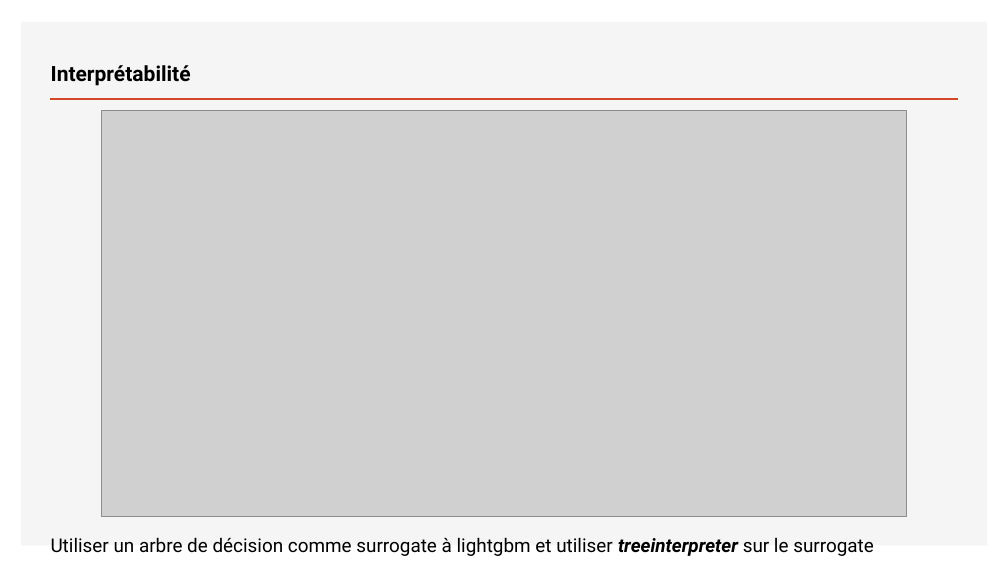
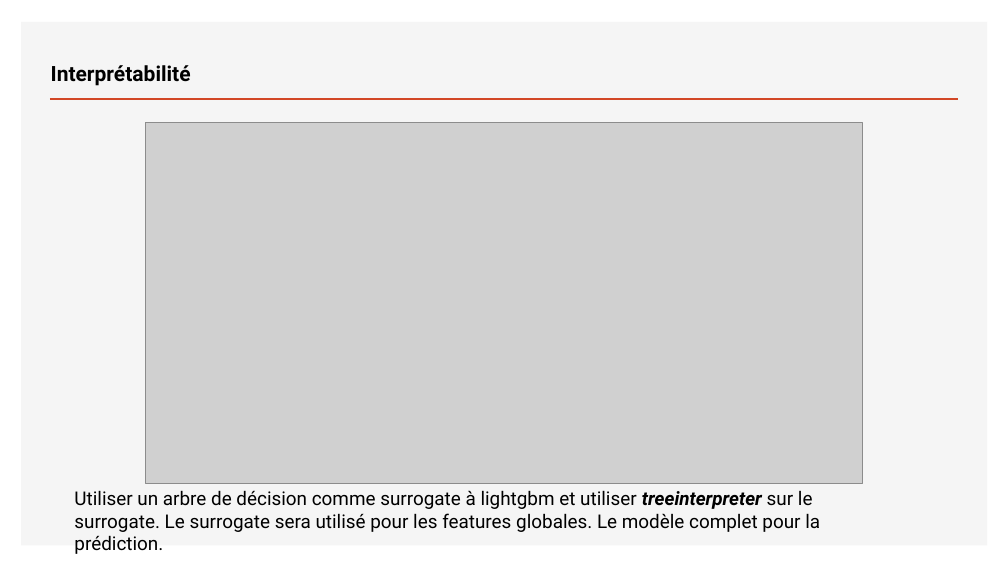
Before and after one commit to Teycir/Openclassrooms_project7, a slide deck: slide 13 of P7_01_Support.pptx (slide 14 before the commit). Drawn at 1008x567 pixels with LibreOffice and Linux fonts; fonts in the diff are those of the drawing; grey boxes stand for pictures. Boxes give left, top, right and bottom in pixels: in the first picture for what was removed or moved away, otherwise in the second. Text is boxed around its words. In the diff, an @@ line names an element or a change of style, - is before the commit and + after.

```diff
--- a/P7_01_Support.pptx
+++ b/P7_01_Support.pptx
@@ picture: place and size @@
-picture at bbox=[101, 110, 907, 516]
+picture at bbox=[146, 123, 862, 483]
@@ text at bbox=[74, 490, 820, 554]: text changed @@
-Utiliser un arbre de décision comme surrogate à lightgbm et utiliser treeinterpreter sur le surrogate
+Utiliser un arbre de décision comme surrogate à lightgbm et utiliser treeinterpreter sur le surrogate. Le surrogate sera utilisé pour les features globales. Le modèle complet pour la prédiction.
```
Also in this commit, not shown: 7 other slides changed, 1 slide removed.
